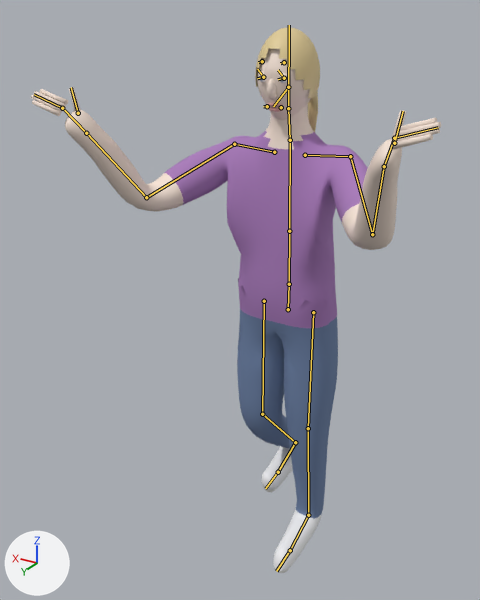
The Blender file source_art/char_stranger_c.blend: old version first, new version second.
Rendered twice from a 50 mm camera at (-0.807, 1.624, 1.656) aimed at (0.104, 0.106, 0.897). Lighting does not change. The marker at lower left points along +X, +Y and +Z. The older version comes first. Both versions are drawn at frame 0 of the action 'carry'; the numbers are the values there. The bones that bend it are drawn over the model as lines.

In view in the first picture: 'stranger_c_Mesh'.
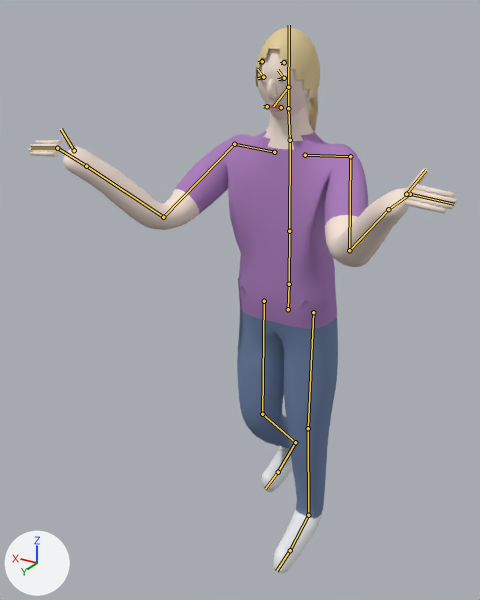
Changed parts and their boxes [x1, y1, x2, y2] in the pictures (480 x 600 px):
```json
{"object": "stranger_c_Mesh", "change": "posed", "before": [31, 27, 441, 573], "after": [28, 27, 458, 573]}
{"bone": "UpperArm.R", "before": "(234, 144) to (146, 197)", "after": "(234, 144) to (163, 217)"}
{"bone": "UpperArm.L", "before": "(350, 156) to (372, 234)", "after": "(350, 156) to (349, 250)"}
```

Edits to the scene script, one JSON object a line:
```json
{"block": "bone_upperarm_r", "where": "bone_upperarm_r = bpy.data.objects['Armature'].pose.bones['UpperArm.R']  # child of 'Shoulder.R'"}
{"op": "set", "path": "bone_upperarm_r.rotation_quaternion", "old": "(0.865, 0.42, 0.213, 0.174)", "new": "(0.858, 0.299, 0.295, 0.297)", "note": "degrees (55, 13, 29) -> degrees (47, 19, 47)"}
{"block": "bone_upperarm_l", "where": "bone_upperarm_l = bpy.data.objects['Armature'].pose.bones['UpperArm.L']  # child of 'Shoulder.L'"}
{"op": "set", "path": "bone_upperarm_l.rotation_quaternion", "old": "(0.865, 0.42, -0.213, -0.174)", "new": "(0.858, 0.299, -0.295, -0.297)", "note": "degrees (55, -13, -29) -> degrees (47, -19, -47)"}
```
